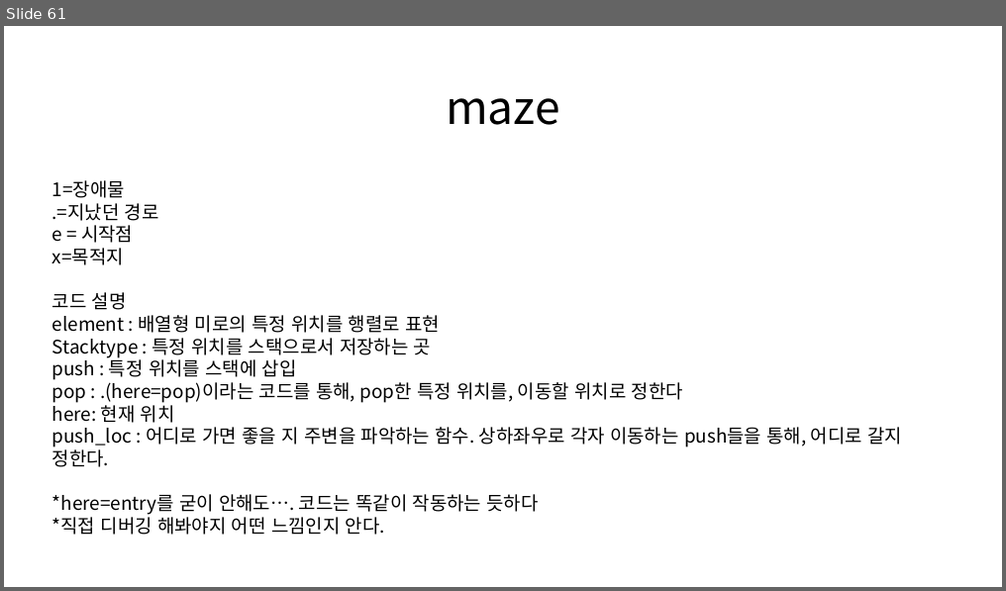
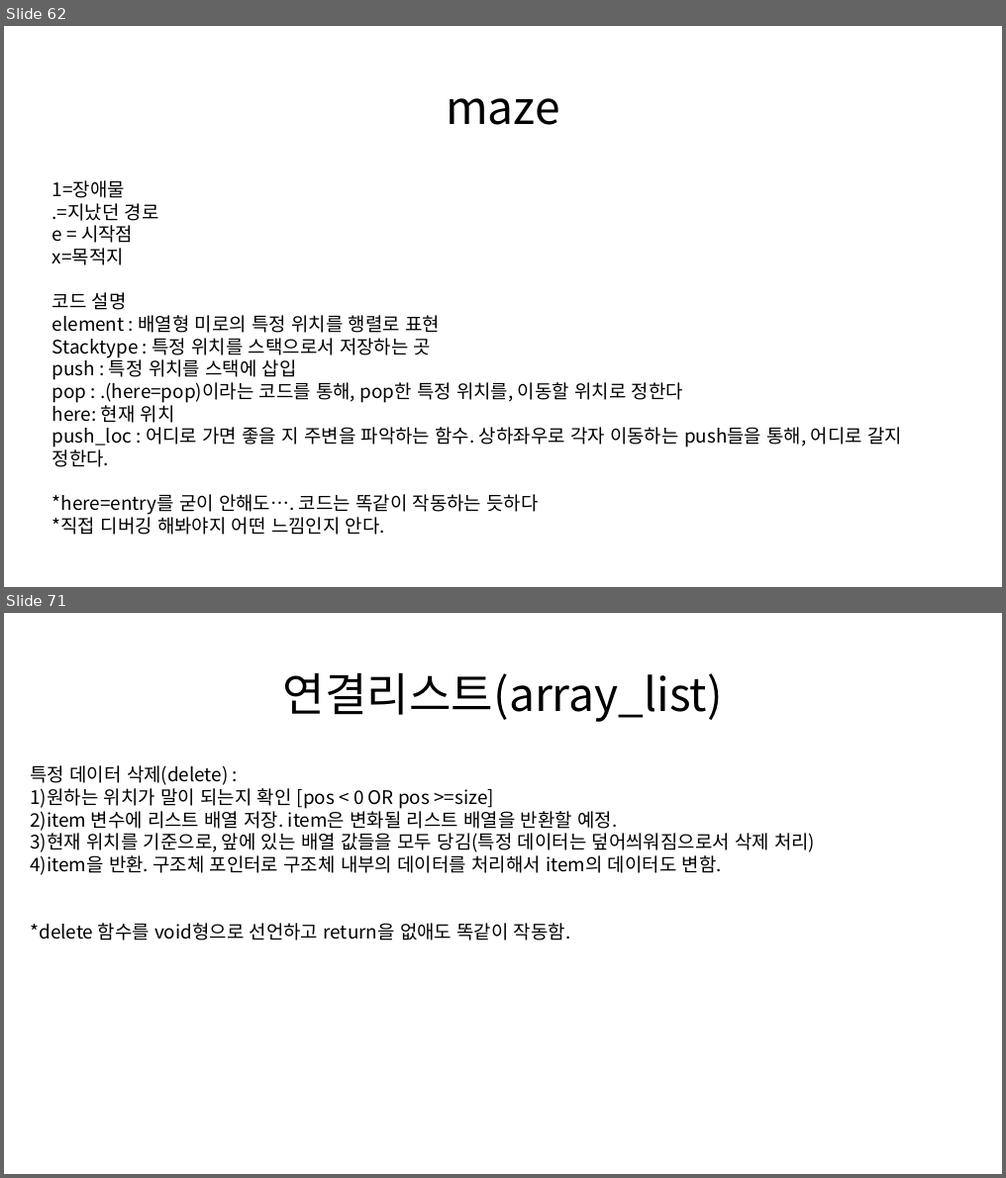
Before and after one commit to Seong221/College-Study-PPT, a slide deck: Data Structure_upload.pptx. Shown one above the other, each under a label of ours: slide 61 before the commit, slides 62 and 71 after it; the slides between them are not shown. The pictures are 1006x591 and 1006x1178 pixels, drawn with LibreOffice and Linux fonts; fonts in the diff are those of the drawing. Boxes give left, top, right and bottom in pixels: in the first picture for what was removed or moved away, otherwise in the second. Text is boxed around its words. In the diff, an @@ line names an element or a change of style, - is before the commit and + after.

```diff
--- a/Data Structure_upload.pptx
+++ b/Data Structure_upload.pptx
@@ slide 71 added at (4, 613, 1002, 1174), background #FFFFFF @@
@@ title added at (283, 672, 723, 722), 44 pt, text #000000 @@
+연결리스트(array_list)
@@ text added at (30, 765, 815, 941), 18 pt, text #000000 @@
+특정 데이터 삭제(delete) :
+1)원하는 위치가 말이 되는지 확인 [pos < 0 OR pos >=size]
+2)item 변수에 리스트 배열 저장. item은 변화될 리스트 배열을 반환할 예정.
+3)현재 위치를 기준으로, 앞에 있는 배열 값들을 모두 당김(특정 데이터는 덮어씌워짐으로서 삭제 처리)
+4)item을 반환. 구조체 포인터로 구조체 내부의 데이터를 처리해서 item의 데이터도 변함.
+*delete 함수를 void형으로 선언하고 return을 없애도 똑같이 작동함.
@@ what was slide 61 is now slide 62 @@
```
Also in this commit, not shown: 1 slide changed, 12 other slides added, 1 slide removed, 1 other file.
